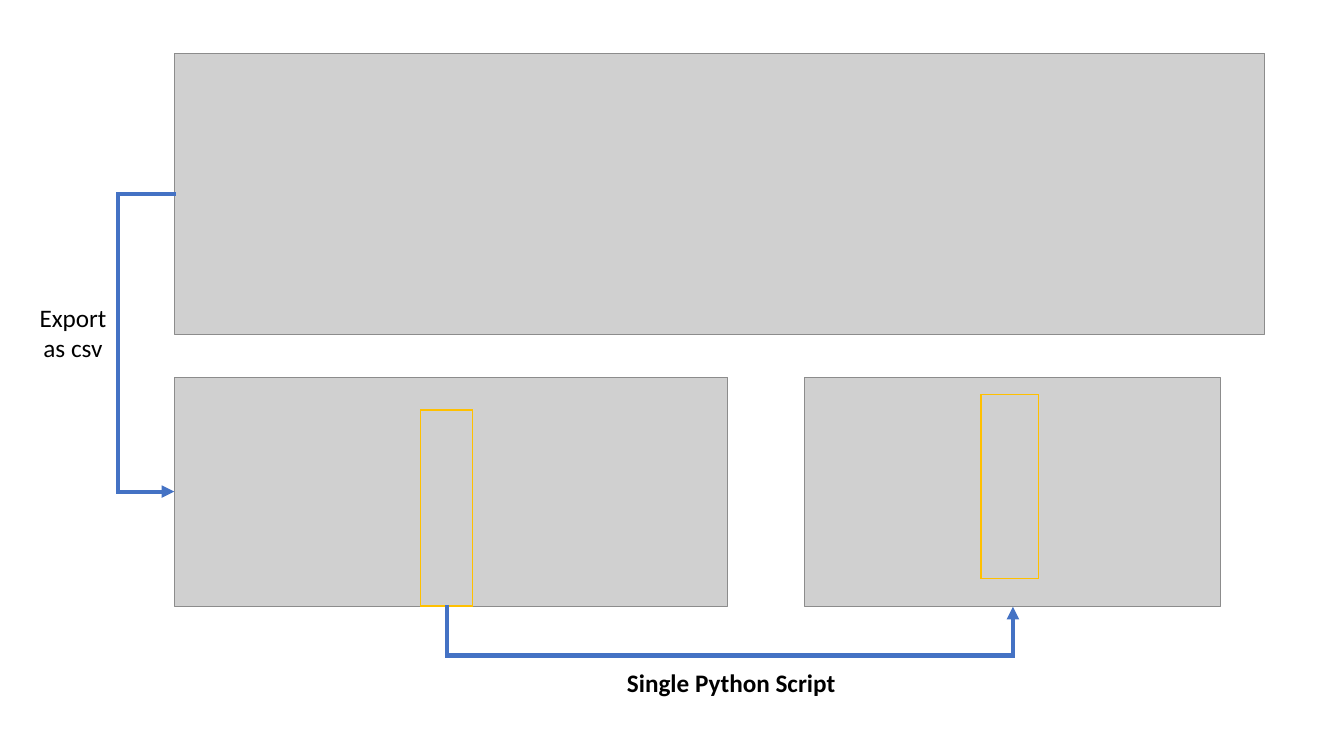
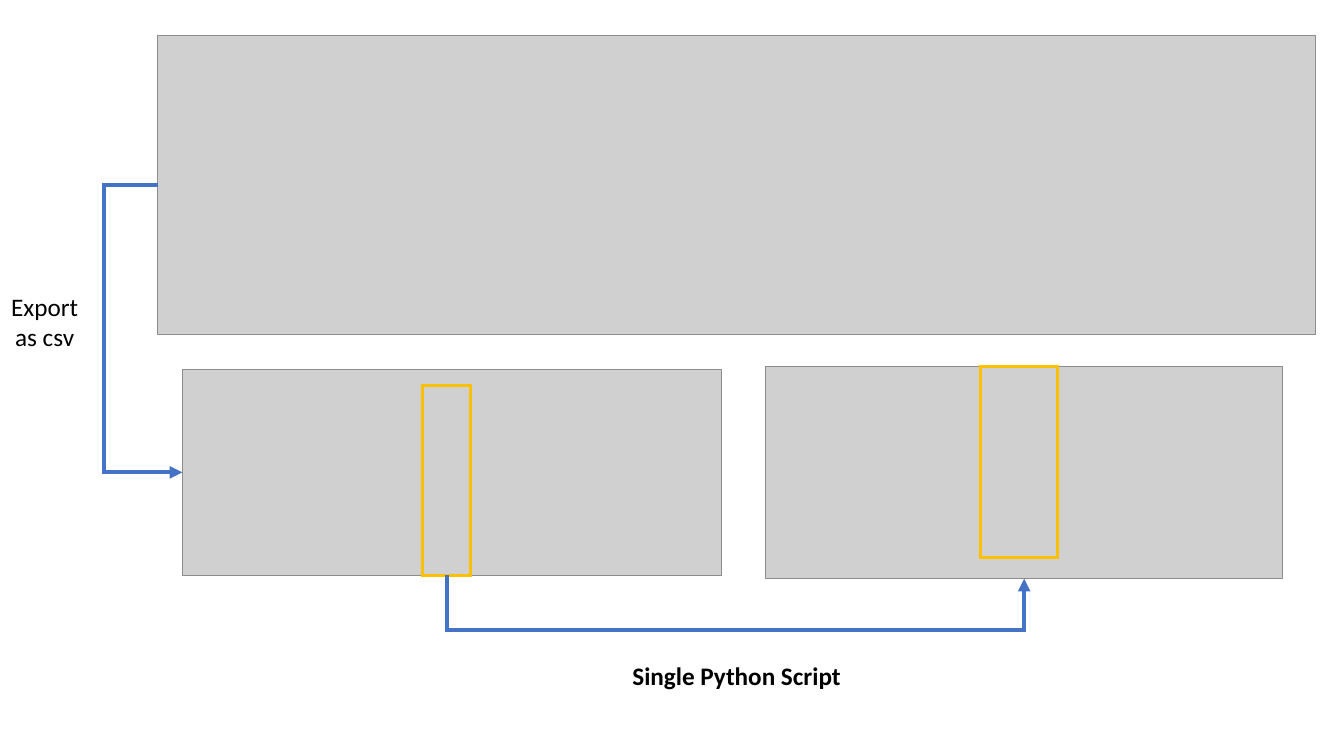
Before and after one commit to JauntyJJS/PyDataGlobal2021Talk, a slide deck: slide 4 of ImagesForSlides.pptx (slide 3 before the commit). Drawn at 1344x756 pixels with LibreOffice and Linux fonts; fonts in the diff are those of the drawing; grey boxes stand for pictures. Boxes give left, top, right and bottom in pixels: in the first picture for what was removed or moved away, otherwise in the second. Text is boxed around its words. In the diff, an @@ line names an element or a change of style, - is before the commit and + after.

```diff
--- a/ImagesForSlides.pptx
+++ b/ImagesForSlides.pptx
@@ picture: place and size @@
-picture at bbox=[174, 53, 1265, 335]
+picture at bbox=[157, 35, 1316, 334]
@@ elbow arrow moved from (175, 194) - (174, 492) to (157, 185) - (182, 473) @@
@@ text "Export as csv": place and size @@
-text "Export as csv" at bbox=[40, 310, 107, 358]
+text "Export as csv" at bbox=[11, 299, 78, 347]
@@ picture: place and size @@
-picture at bbox=[174, 377, 728, 606]
+picture at bbox=[182, 369, 722, 575]
@@ rectangle: place and size @@
-rectangle at bbox=[420, 410, 473, 606]
+rectangle at bbox=[422, 385, 471, 576]
@@ rectangle at bbox=[422, 385, 471, 576]: outline #FFC000 1 pt to #FFC000 2.25 pt @@
@@ picture: place and size @@
-picture at bbox=[805, 377, 1221, 606]
+picture at bbox=[765, 366, 1282, 579]
@@ rectangle at bbox=[981, 366, 1059, 558]: outline #FFC000 1 pt to #FFC000 2.25 pt @@
@@ rectangle: place and size @@
-rectangle at bbox=[981, 394, 1038, 579]
+rectangle at bbox=[981, 366, 1059, 558]
@@ elbow arrow moved from (447, 606) - (1013, 607) to (447, 576) - (1024, 579) @@
@@ text "Single Python Script": place and size @@
-text "Single Python Script" at bbox=[627, 674, 836, 697]
+text "Single Python Script" at bbox=[632, 667, 841, 690]
```
Also in this commit, not shown: 1 other slide changed, 3 other files.
